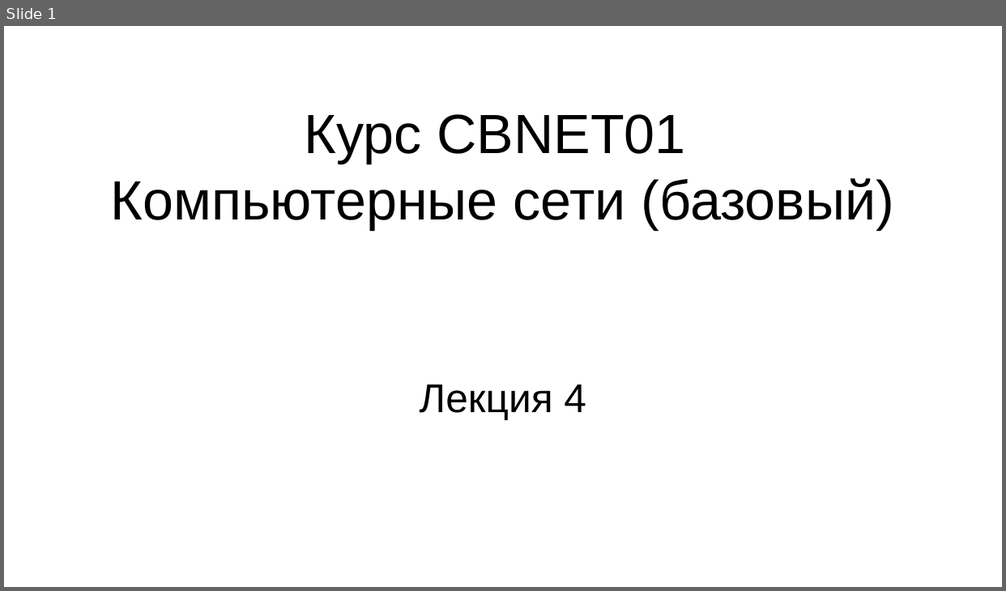
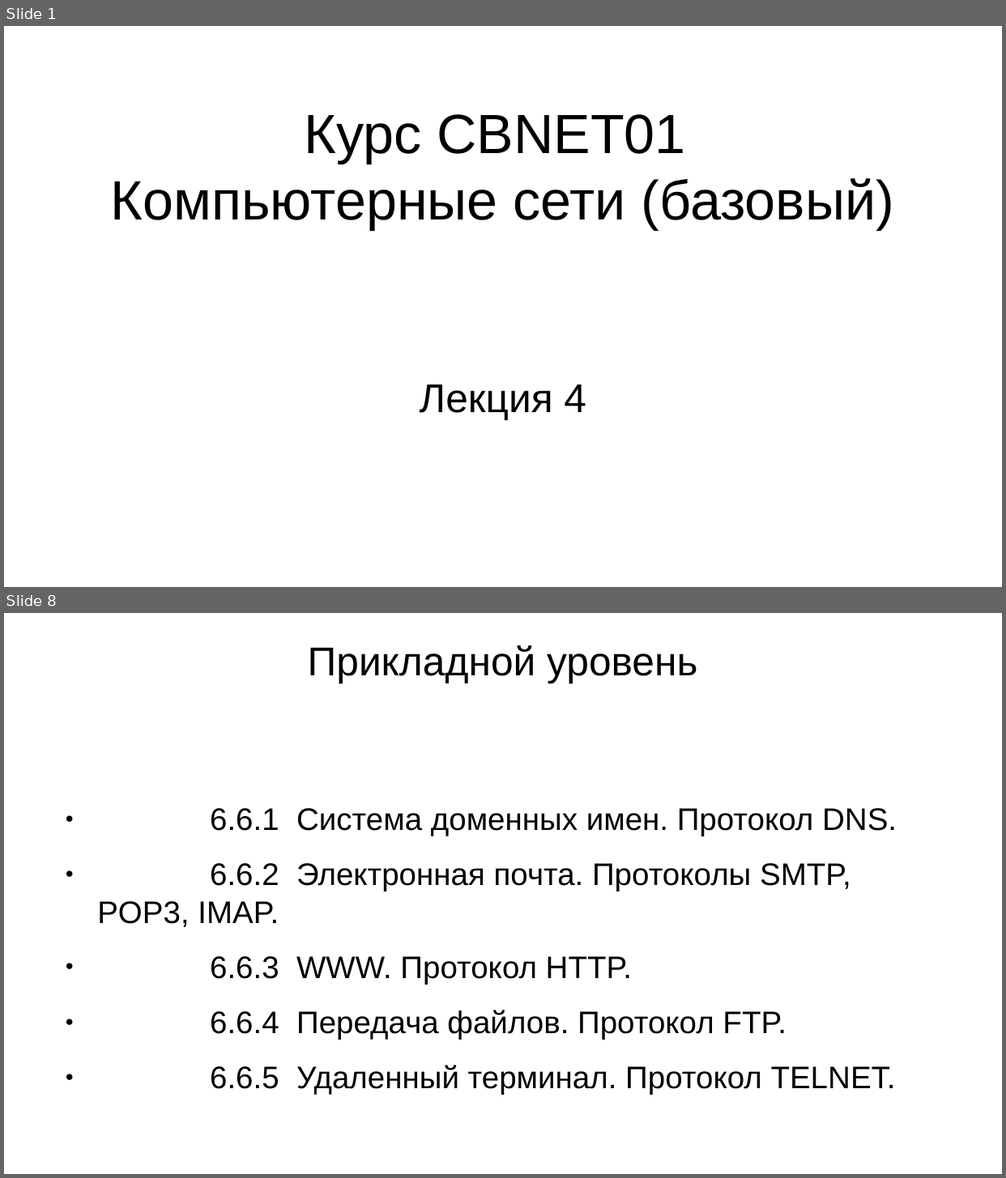
Before and after one commit to steelcraft/stud-lab, a slide deck: Лекции/CBNET01#L4.odp. Shown one above the other, each under a label of ours: slide 1 before the commit, slides 1 and 8 after it; the slides between them are not shown. The pictures are 1006x591 and 1006x1178 pixels, drawn with LibreOffice and Linux fonts; fonts in the diff are those of the drawing. Boxes give left, top, right and bottom in pixels: in the first picture for what was removed or moved away, otherwise in the second. Text is boxed around its words. In the diff, an @@ line names an element or a change of style, - is before the commit and + after.

```diff
--- a/Лекции/CBNET01#L4.odp
+++ b/Лекции/CBNET01#L4.odp
@@ slide 8 added at bbox=[4, 613, 1002, 1174], background #FFFFFF @@
@@ title added at bbox=[308, 645, 697, 683], 32 pt, text #000000 @@
+Прикладной уровень
@@ text added at bbox=[97, 808, 897, 1095], 24.8 pt, text #000000 @@
+● 6.6.1 Система доменных имен. Протокол DNS.
+● 6.6.2 Электронная почта. Протоколы SMTP, POP3, IMAP.
+● 6.6.3 WWW. Протокол HTTP.
+● 6.6.4 Передача файлов. Протокол FTP.
+● 6.6.5 Удаленный терминал. Протокол TELNET.
```
Also in this commit, not shown: 6 other slides added.
